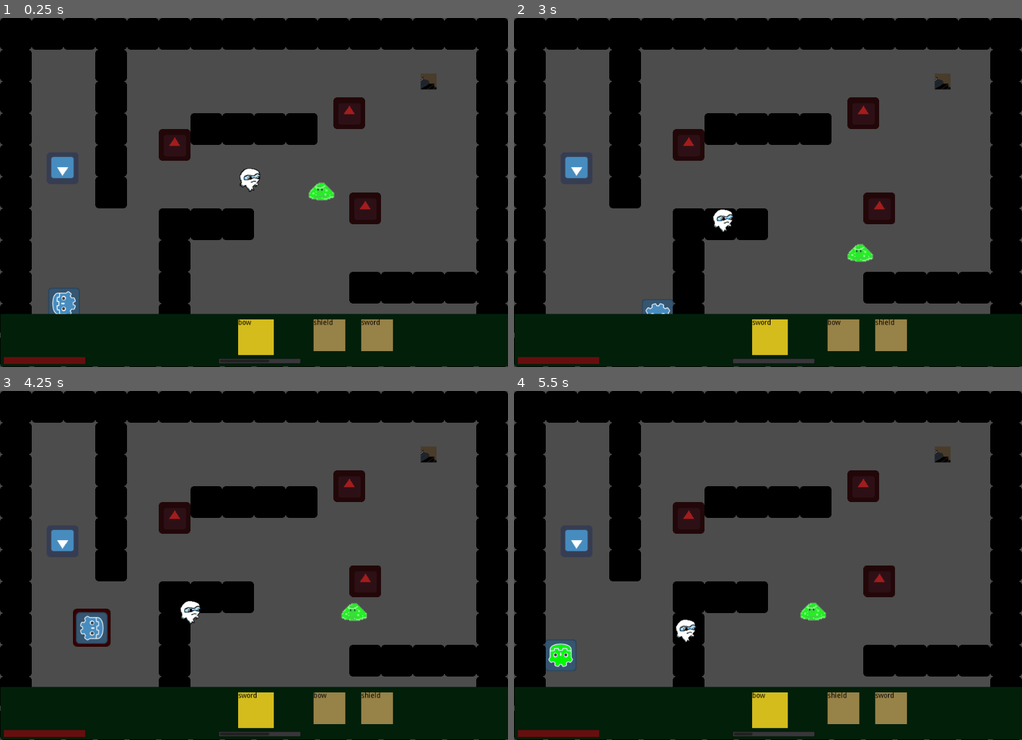
Above: before the commit, frames 1-4 (two rows, left to right).
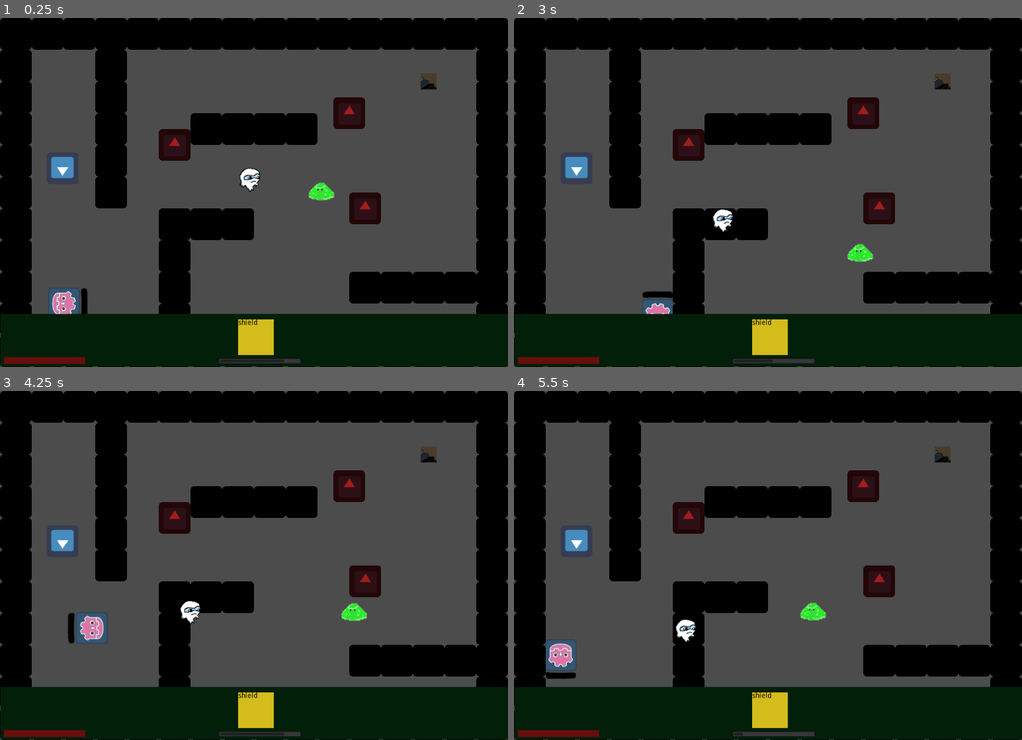
Above: after the commit, the same moments.

Repository: mfurtak/gmtk-game-jam-2019
Game: Godot game, scene res://Main.tscn
The game is run twice, just before and just after one commit, with the same random seed, the same clock (stepped at 60 frames per second) and the same inputs. The engine's default icon, where the game draws it, is replaced by a stand-in: a white triangle on a blue panel in a dark square.
Inputs:
- Up to frame 1 (0.25 s): no input
- Up to frame 2 (3 s): hold Right (ui_right) 0.53-1.28 s; tap Space (ui_select) at 0.77, 1.52 s; hold Down (ui_down) 1.28-2.03 s; hold Right (ui_right) 2.03-2.78 s; hold Up (ui_up) from 2.78 s (still down)
- Up to frame 3 (4.25 s): tap Space (ui_select) at 3.02, 3.77 s; release Up (ui_up) at 3.53 s; hold Left (ui_left) from 3.53 s (still down)
- Up to frame 4 (5.5 s): tap Space (ui_select) at 4.52 s; release Left (ui_left) at 5.03 s; hold Down (ui_down) from 5.03 s (still down)

The runs differ from the first frame. In frame 1, 1.5% of the frame differs, in the area x 10-78%, y 77-99%; in frame 2, 1.4%; in frame 3, 1.7%, in the area x 13-78%, y 62-99%; in frame 4, 1.5%.

Commit message:
Shield shove

Diff:
--- a/gmtk-godot/LevelAnit.tscn
+++ b/gmtk-godot/LevelAnit.tscn
@@ -1,10 +1,11 @@
-[gd_scene load_steps=6 format=2]
+[gd_scene load_steps=7 format=2]
 
 [ext_resource path="res://Exit.tscn" type="PackedScene" id=1]
 [ext_resource path="res://Thwomp.tscn" type="PackedScene" id=2]
-[ext_resource path="res://Pickup.tscn" type="PackedScene" id=3]
-[ext_resource path="res://PlayerSpawn.tscn" type="PackedScene" id=4]
-[ext_resource path="res://simple_tileset.tres" type="TileSet" id=5]
+[ext_resource path="res://ShieldBash.gd" type="Script" id=3]
+[ext_resource path="res://Pickup.tscn" type="PackedScene" id=4]
+[ext_resource path="res://PlayerSpawn.tscn" type="PackedScene" id=5]
+[ext_resource path="res://simple_tileset.tres" type="TileSet" id=6]
 
 [node name="LevelAnit" type="Node2D"]
 
@@ -16,28 +17,29 @@
 
 [node name="ShieldBash" parent="Enemies" instance=ExtResource( 2 )]
 position = Vector2( 352, 256 )
+script = ExtResource( 3 )
 
 [node name="Pickups" type="Node" parent="."]
 editor/display_folded = true
 
-[node name="ShieldPickup" parent="Pickups" instance=ExtResource( 3 )]
+[node name="ShieldPickup" parent="Pickups" instance=ExtResource( 4 )]
 visible = false
 position = Vector2( 129.062, 383.974 )
 
-[node name="SwordPickup" parent="Pickups" instance=ExtResource( 3 )]
+[node name="SwordPickup" parent="Pickups" instance=ExtResource( 4 )]
 visible = false
 position = Vector2( 64.2627, 66.4053 )
 
-[node name="BowPickup" parent="Pickups" instance=ExtResource( 3 )]
+[node name="BowPickup" parent="Pickups" instance=ExtResource( 4 )]
 position = Vector2( 126.384, 303.109 )
 
-[node name="Pickup" parent="Pickups" instance=ExtResource( 3 )]
+[node name="Pickup" parent="Pickups" instance=ExtResource( 4 )]
 visible = false
 
-[node name="PlayerSpawn" parent="." instance=ExtResource( 4 )]
+[node name="PlayerSpawn" parent="." instance=ExtResource( 5 )]
 position = Vector2( 512, 512 )
 
 [node name="TileMap" type="TileMap" parent="."]
-tile_set = ExtResource( 5 )
+tile_set = ExtResource( 6 )
 format = 1
 tile_data = PoolIntArray( 0, 0, 0, 1, 0, 0, 2, 0, 0, 3, 0, 0, 4, 0, 0, 5, 0, 0, 6, 0, 0, 7, 0, 0, 8, 0, 0, 9, 0, 0, 10, …(657 unchanged characters)…
--- a/gmtk-godot/Player.gd
+++ b/gmtk-godot/Player.gd
@@ -24,15 +24,14 @@
 var is_shield_attacking = false
 var bow_cool = true
 
-var items_queue = [Items.BOW, Items.SHIELD, Items.SWORD]
+#var items_queue = [Items.BOW, Items.SHIELD, Items.SWORD]
+var items_queue = [Items.SHIELD]
 var current_item = items_queue[-1]
 var sprites = null
 var current_sprite = null
 var current_rotation = 0
 
 onready var arrow_scene = preload("res://Arrow.tscn")
-onready var shield_scene = preload("res://Shield.tscn")
-var shield = null
 
 # Called when the node enters the scene tree for the first time.
 func _ready():
@@ -58,7 +57,7 @@
 #
 	for i in get_slide_count():
 		var collision = get_slide_collision(i)
-		print("Player collided with: ", collision.collider.name)
+
 		if is_attacking and collision.collider.has_method("on_attacked"):
 			collision.collider.on_attacked()
 
@@ -91,9 +90,6 @@
 	if is_action_pressed:
 		_on_attack()
 
-#	$ShieldSprite.
-
-
 	var total_item_period = float(BASE_ITEMS_PERIOD + (PER_ITEM_PERIOD * items_queue.size()))
 	var item_duration = total_item_period / float(items_queue.size())
 
@@ -103,10 +99,8 @@
 func on_player_attacked():
 	match current_item:
 		Items.SWORD:
-			#print("zow!")
 			current_health = max(MIN_HEALTH, current_health - 1)
 		Items.BOW:
-			#print("ouch!")
 			current_health = max(MIN_HEALTH, current_health - 1)
 		Items.SHIELD:
 			pass
@@ -133,10 +127,7 @@
 				print("BOW ATTACK!!")
 		Items.SHIELD:
 			if not is_shield_attacking:
-				print("Shield ATTACK!!")
 				$ShieldAttackTimer.start()
-#				$Shield.position = position + (facing_direction)
-
 		_:
 			print("spillover in get_item_name")
 
@@ -171,11 +162,16 @@
 		$AttackSprite.hide()
 
 	if current_item == Items.SHIELD:
-		$ShieldSprite.show()
-		$ShieldSprite.rotation = current_rotation
-		$ShieldSprite.position = $ShieldAttackTimer.time_left * 10 * facing_direction + facing_direction*16
+		$Equipped/Shield.show()
+		if $ShieldAttackTimer.time_left > 0:
+			$Equipped/Shield.set_attacking(true)
+		else:
+			$Equipped/Shield.set_attacking(false)
+
+		$Equipped/Shield.rotation = current_rotation
+		$Equipped/Shield.position = $ShieldAttackTimer.time_left * 10 * facing_direction + facing_direction*16
 	else:
-		$ShieldSprite.hide()
+		$Equipped/Shield.hide()
 
 func _render_color():
 	var next_sprite = _get_item_sprite()
--- a/gmtk-godot/Player.tscn
+++ b/gmtk-godot/Player.tscn
@@ -7,6 +7,7 @@
 [ext_resource path="res://shield.png" type="Texture" id=5]
 [ext_resource path="res://player_sword.png" type="Texture" id=6]
 [ext_resource path="res://player_bow.png" type="Texture" id=7]
+[ext_resource path="res://Shield.tscn" type="PackedScene" id=8]
 
 [sub_resource type="RectangleShape2D" id=1]
 extents = Vector2( 30, 30 )
@@ -85,6 +86,10 @@
 
 [node name="BowCooldown" type="Timer" parent="."]
 wait_time = 0.5
+
+[node name="Equipped" type="Node2D" parent="."]
+
+[node name="Shield" parent="Equipped" instance=ExtResource( 8 )]
 [connection signal="timeout" from="ItemSwapTimer" to="." method="_on_ItemSwapTimer_timeout"]
 [connection signal="timeout" from="SwordAttackTimer" to="." method="_on_SwordAttackTimer_timeout"]
 [connection signal="timeout" from="ShieldAttackTimer" to="." method="_on_ShieldAttackTimer_timeout"]
--- a/gmtk-godot/Shield.gd
+++ b/gmtk-godot/Shield.gd
@@ -1,30 +1,38 @@
 extends Area2D
 
-var direction setget set_direction
+var attacking setget set_attacking, get_attacking
+var player_velocity setget set_player_velocity, get_player_velocity
+
 
 func _ready():
 	connect('body_entered', self, '_on_entered')
 	connect('area_entered', self, '_on_entered')
 
+# Called every frame. 'delta' is the elapsed time since the previous frame.
+#func _process(delta):
+#	pass
+
 func _physics_process(delta):
 	pass
 
 func _on_entered(body):
-	print("SHIELDED, ", body.name)
-	pass
+	if body.has_method('on_shield_attacked'):
+		var damage = 0
+		if attacking:
+			damage = 2
+		else:
+			damage = 1.2
 
-func set_direction(new_direction):
-	direction = new_direction
-	self.rotation = _get_rotation()
+		body.on_shield_attacked(damage)
 
-func _get_rotation():
-	if direction.y < 0:
-		return 0
-	elif direction.y > 0:
-		return PI
-	elif direction.x < 0:
-		return (3.0 * PI) / 2.0
-	elif direction.x > 0:
-		return PI / 2.0
-	else:
-		return 0
+func set_attacking(new_attacking):
+    attacking = new_attacking
+
+func get_attacking():
+    return attacking
+
+func set_player_velocity(new_player_velocity):
+    player_velocity = new_player_velocity
+
+func get_player_velocity():
+    return player_velocity
--- a/gmtk-godot/Shield.tscn
+++ b/gmtk-godot/Shield.tscn
@@ -4,16 +4,14 @@
 [ext_resource path="res://shield.png" type="Texture" id=2]
 
 [sub_resource type="RectangleShape2D" id=1]
-extents = Vector2( 30.8426, 7.83458 )
+extents = Vector2( 31.3437, 7.99593 )
 
 [node name="Shield" type="Area2D"]
 script = ExtResource( 1 )
 
-[node name="shield" type="Sprite" parent="."]
-position = Vector2( -0.187275, 26.2278 )
-scale = Vector2( 1, 1.01543 )
+[node name="ShieldSprite2" type="Sprite" parent="."]
 texture = ExtResource( 2 )
 
 [node name="CollisionShape2D" type="CollisionShape2D" parent="."]
-position = Vector2( -0.141045, 0.564182 )
+position = Vector2( 0.00802612, -23.9556 )
 shape = SubResource( 1 )
--- a/gmtk-godot/Thwomp.gd
+++ b/gmtk-godot/Thwomp.gd
@@ -21,7 +21,6 @@
 
 func is_active_caster(caster):
 	if caster.is_colliding() and caster.get_collider() ==  null:
-		print("BARF!")
 		return false
 	else:
 		return caster.is_colliding() and caster.get_collider().name == "Player" and !caster.get_collider().is_pink
@@ -47,13 +46,14 @@
 			collision.collider.on_player_attacked()
 
 func on_attacked():
-	self.queue_free()
+	pass # self.queue_free()
 
 func on_shot(damage):
 	print("was shot!")
 
-func on_shield_hit():
-	print("GOT SHUV'D")
+func on_shield_attacked(damage):
+	velocity.x = -velocity.x * damage
+	velocity.y = -velocity.y * damage
 
 func _physics_process(delta):
 	#print(player.global_position)
Not shown: 1 places in gmtk-godot/Player.tscn that only renumber resources
